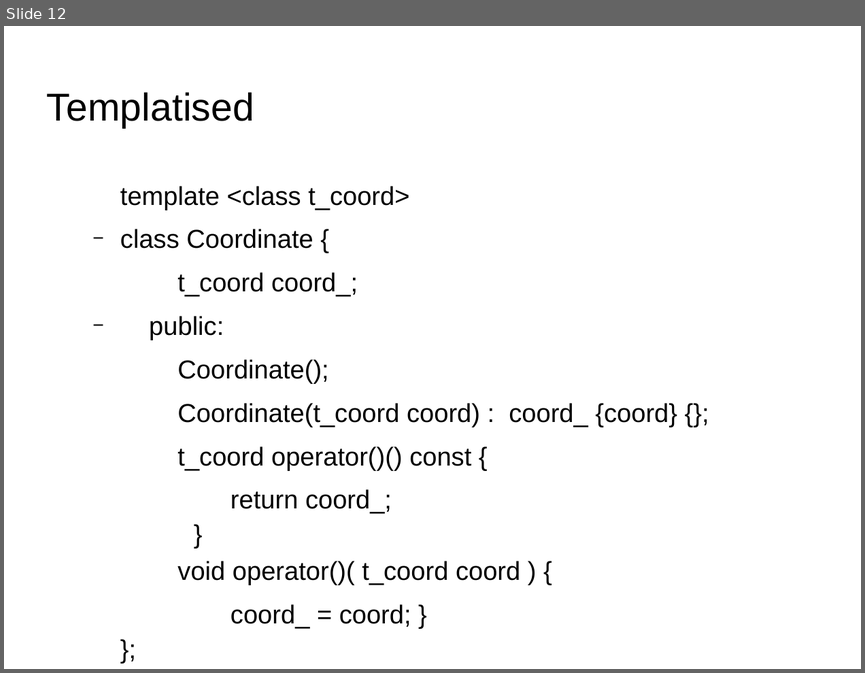
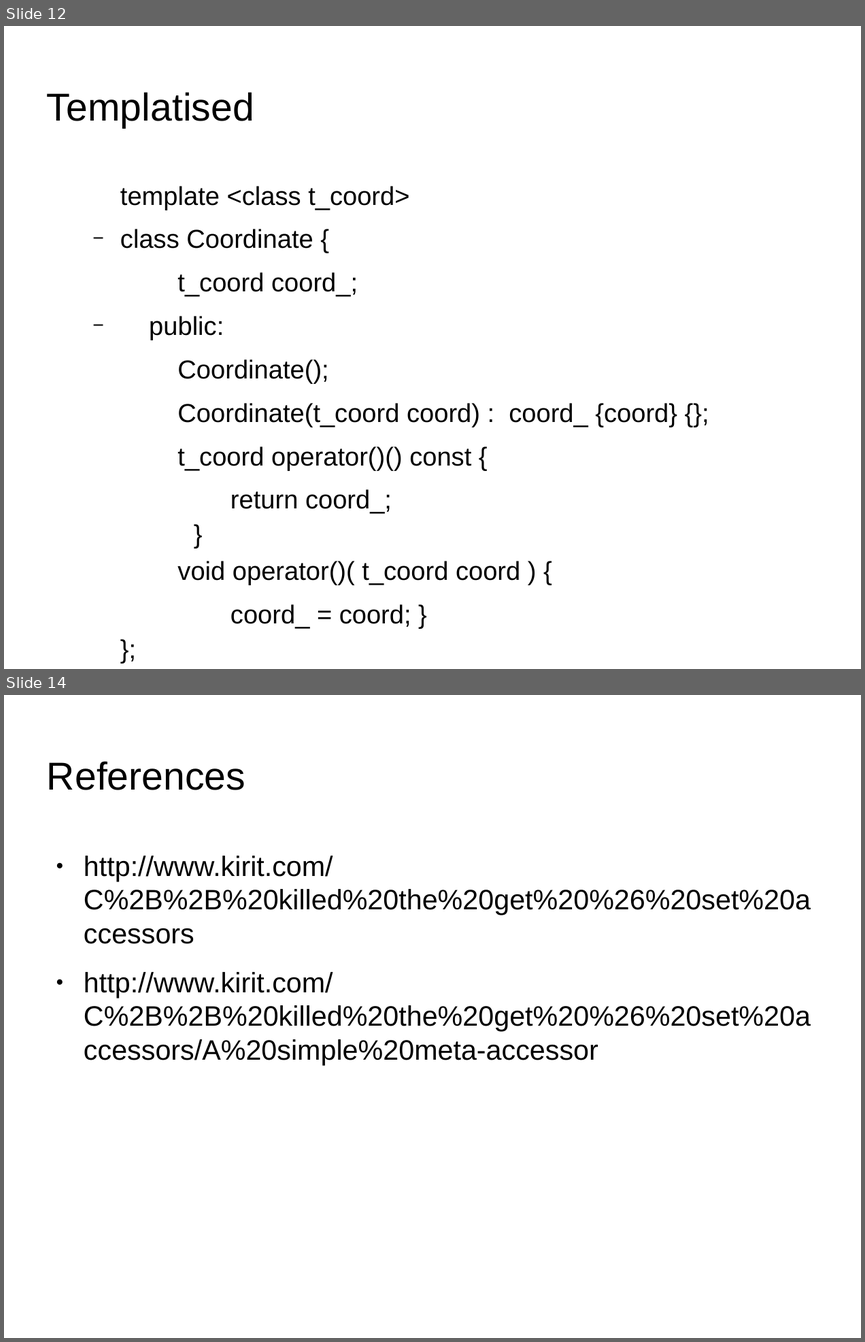
Before and after one commit to kks32/cpp-software-development, a slide deck: Ex15_Functors/Ex15_Functors.odp. Shown one above the other, each under a label of ours: slide 12 before the commit, slides 12 and 14 after it; the slides between them are not shown. The pictures are 865x673 and 865x1342 pixels, drawn with LibreOffice and Linux fonts; fonts in the diff are those of the drawing; background and template pictures are left out. Boxes give left, top, right and bottom in pixels: in the first picture for what was removed or moved away, otherwise in the second. Text is boxed around its words. In the diff, an @@ line names an element or a change of style, - is before the commit and + after.

Commit message:
Accessor functors examples

```diff
--- a/Ex15_Functors/Ex15_Functors.odp
+++ b/Ex15_Functors/Ex15_Functors.odp
@@ slide 14 added at [4, 695, 861, 1338], background picture (left out) @@
@@ title added at [47, 761, 245, 790], 36 pt, text #000000 @@
+References
@@ text added at [84, 855, 810, 1065], 26 pt, text #000000 @@
+● http://www.kirit.com/C%2B%2B%20killed%20the%20get%20%26%20set%20accessors
+● http://www.kirit.com/C%2B%2B%20killed%20the%20get%20%26%20set%20accessors/A%20simple%20meta-accessor
```
Also in this commit, not shown: 1 other slide added, 4 other files.
